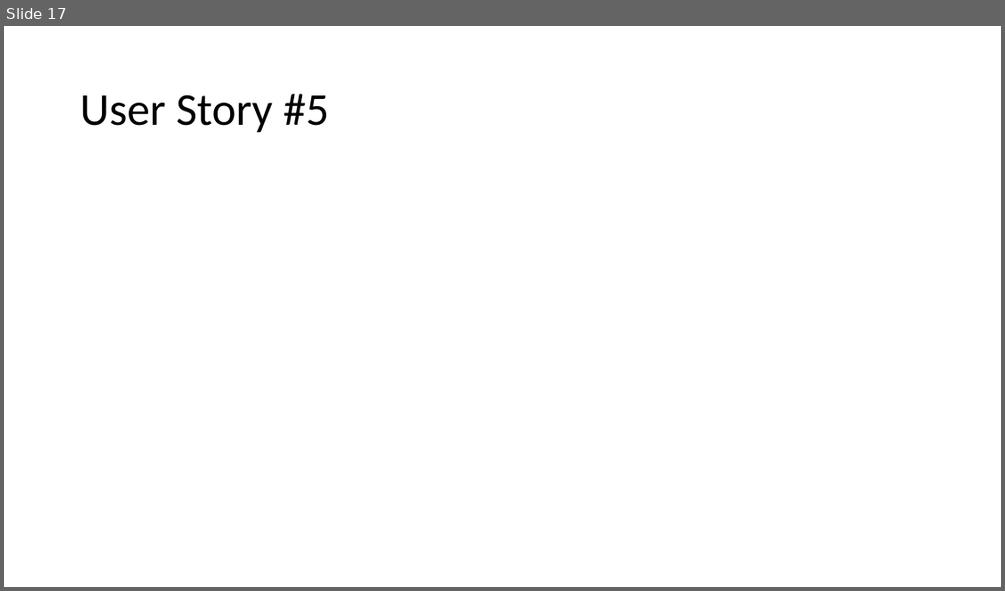
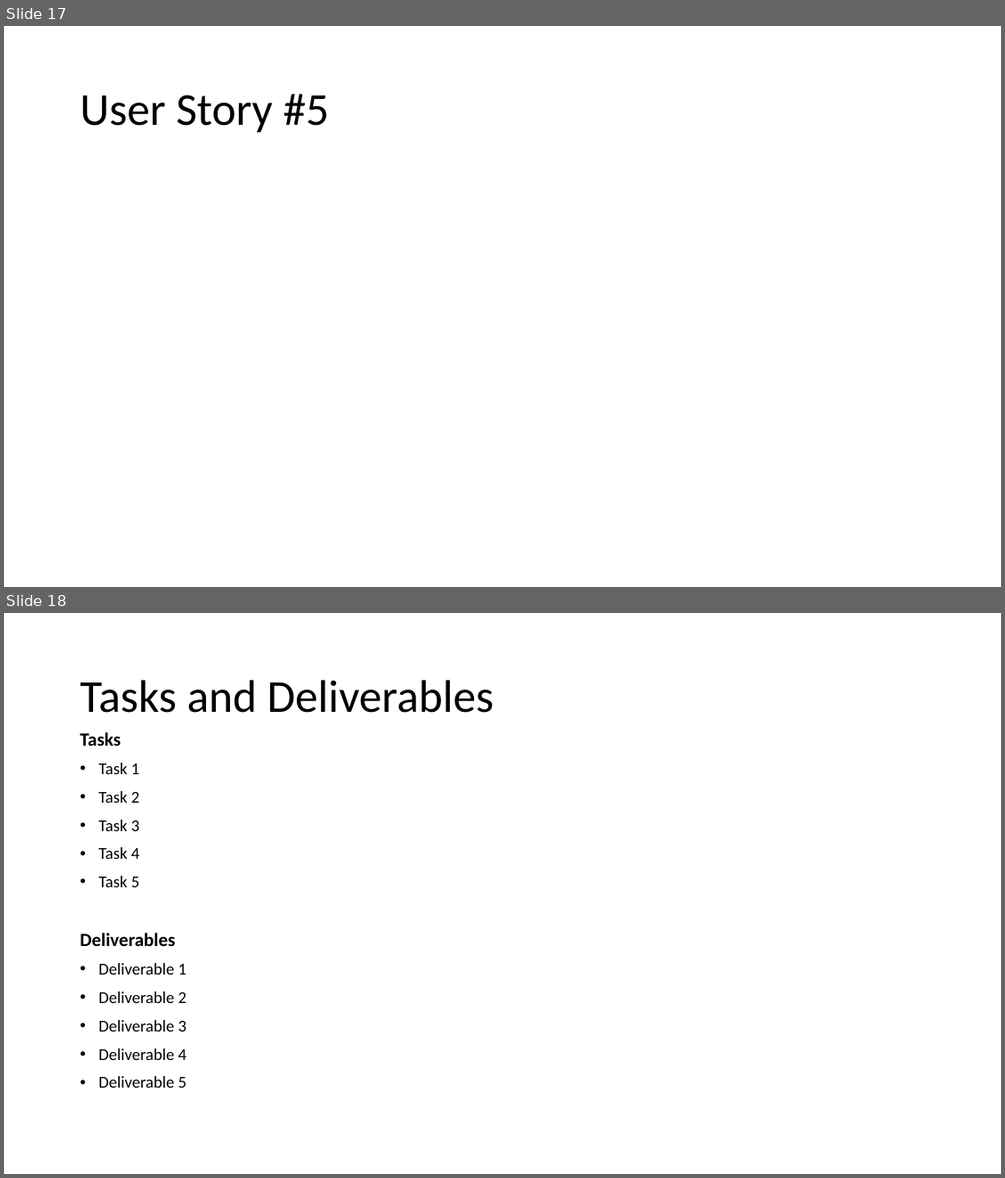
Before and after one commit to benkelly2/KV6002, a slide deck: KV6002_21 TOR Presentation.pptx. Shown one above the other, each under a label of ours: slide 17 before the commit, slides 17 and 18 after it. The pictures are 1005x591 and 1005x1178 pixels, drawn with LibreOffice and Linux fonts; fonts in the diff are those of the drawing. Boxes give left, top, right and bottom in pixels: in the first picture for what was removed or moved away, otherwise in the second. Text is boxed around its words. In the diff, an @@ line names an element or a change of style, - is before the commit and + after.

```diff
--- a/KV6002_21 TOR Presentation.pptx
+++ b/KV6002_21 TOR Presentation.pptx
@@ slide 18 added at (4,613,1001,1174), background #FFFFFF @@
@@ title added at (80,680,494,713), 44 pt, text #000000 @@
+Tasks and Deliverables
@@ text added at (80,732,186,1087), 16 pt, text #000000 @@
+Tasks
+• Task 1
+• Task 2
+• Task 3
+• Task 4
+• Task 5
+Deliverables
+• Deliverable 1
+• Deliverable 2
+• Deliverable 3
+• Deliverable 4
+• Deliverable 5
```
Also in this commit, not shown: 6 slides changed.
